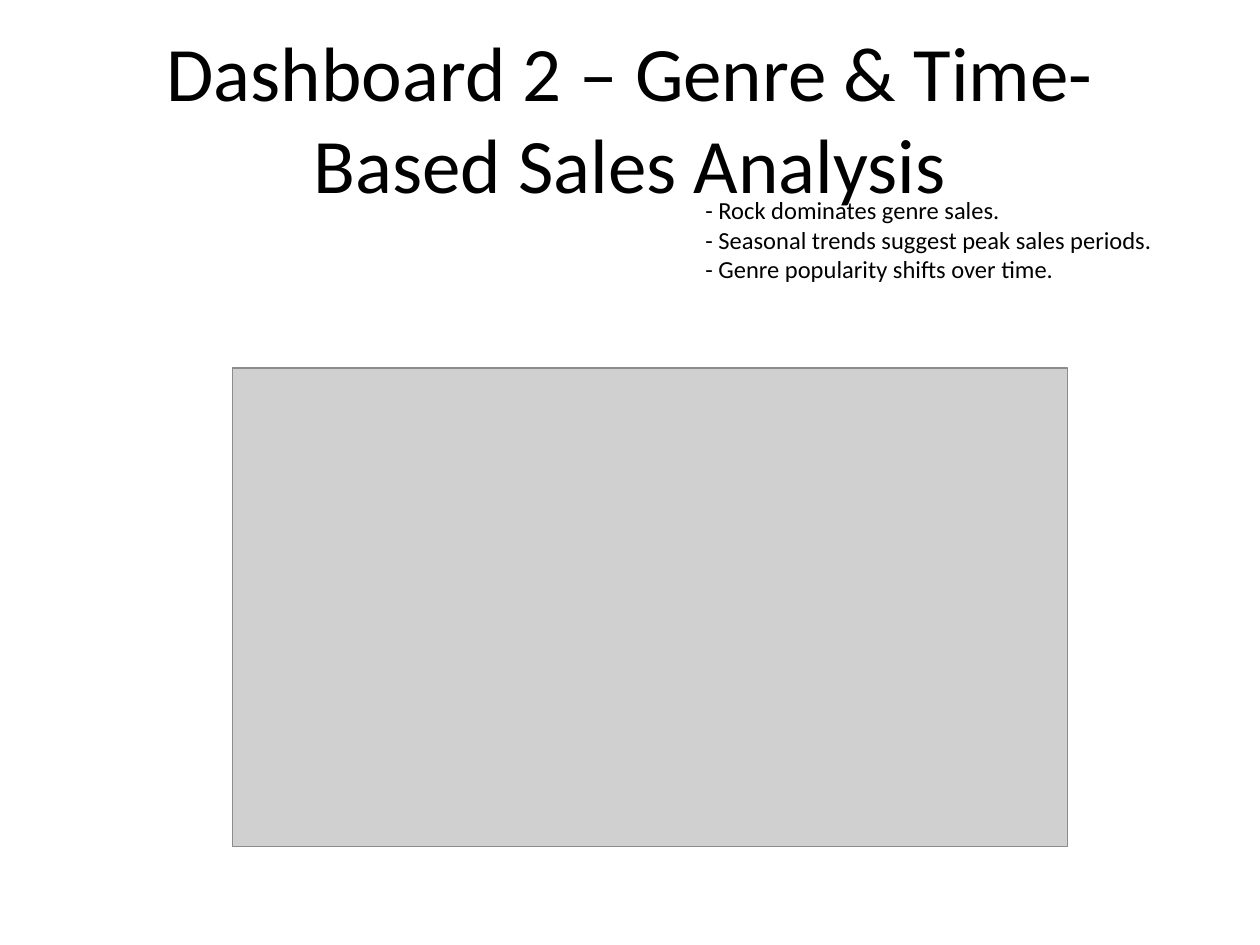
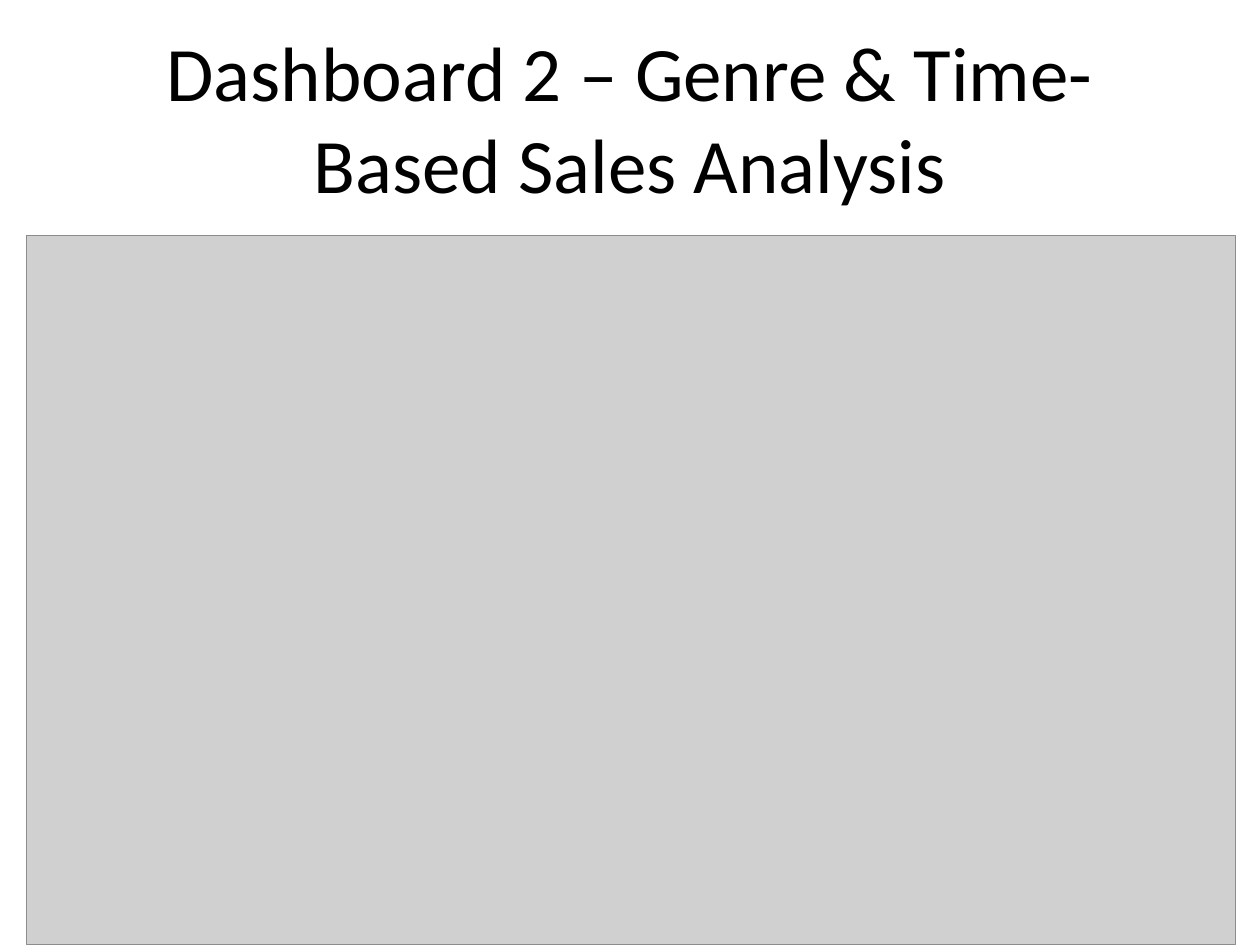
Before and after one commit to Agonwa/Chinook_Music_Sales_Analysis, a slide deck: slide 5 of Power_Point/Power_Point_Presentation.pptx. Drawn at 1260x945 pixels with LibreOffice and Linux fonts; fonts in the diff are those of the drawing; grey boxes stand for pictures. Boxes give left, top, right and bottom in pixels: in the first picture for what was removed or moved away, otherwise in the second. Text is boxed around its words. In the diff, an @@ line names an element or a change of style, - is before the commit and + after.

```diff
--- a/Power_Point/Power_Point_Presentation.pptx
+++ b/Power_Point/Power_Point_Presentation.pptx
@@ text removed at bbox=[718, 199, 1151, 282] @@
-- Rock dominates genre sales.
-- Seasonal trends suggest peak sales periods.
-- Genre popularity shifts over time.
@@ picture: place and size @@
-picture at bbox=[232, 368, 1067, 847]
+picture at bbox=[26, 236, 1235, 945]
```
Also in this commit, not shown: 8 other slides changed.
